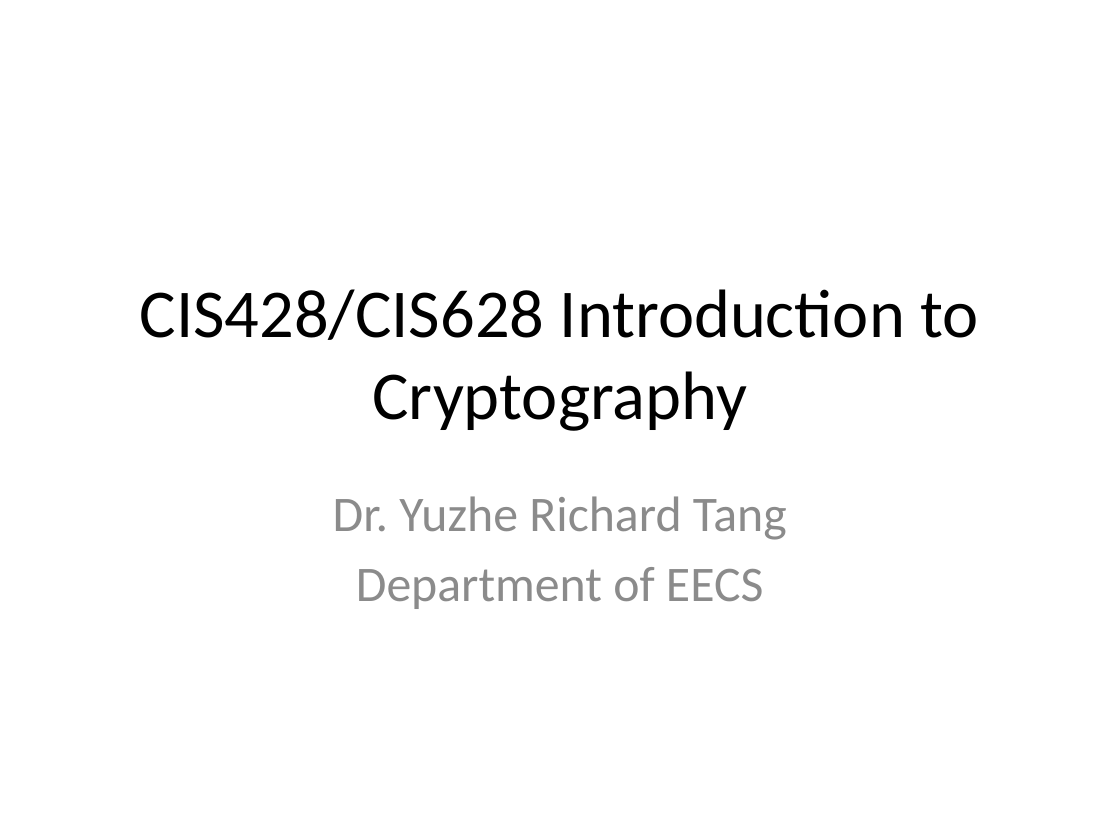
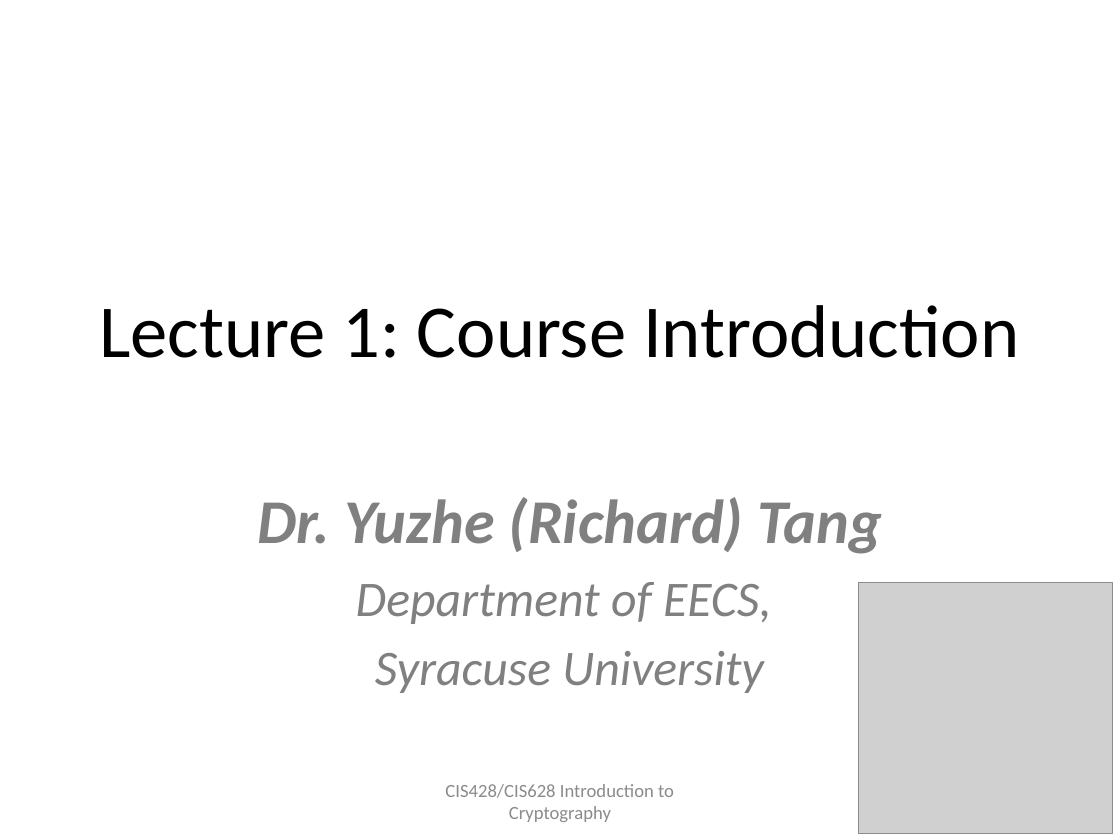
Before and after one commit to tristartom/tristartom.github.io, a slide deck: slide 1 of teaching/19f-cis428/Class-00.pptx. Drawn at 1120x840 pixels with LibreOffice and Linux fonts; fonts in the diff are those of the drawing; grey boxes stand for pictures. Boxes give left, top, right and bottom in pixels: in the first picture for what was removed or moved away, otherwise in the second. Text is boxed around its words. In the diff, an @@ line names an element or a change of style, - is before the commit and + after.

```diff
--- a/teaching/19f-cis428/Class-00.pptx
+++ b/teaching/19f-cis428/Class-00.pptx
@@ title added at <box>99,305,1019,358</box>, 48 pt, text #000000 @@
+Lecture 1: Course Introduction
@@ subtitle at <box>257,497,881,693</box>: text changed; text colour #8C8C8C to #808080; italic on @@
-Dr. Yuzhe Richard Tang
-Department of EECS
+Dr. Yuzhe (Richard) Tang
+Department of EECS,
+Syracuse University
@@ picture added at <box>859,582,1113,834</box> @@
@@ text "CIS428/CIS628 Introduction to Cryptography": place and size @@
-text "CIS428/CIS628 Introduction to Cryptography" at <box>140,289,978,431</box>
+text "CIS428/CIS628 Introduction to Cryptography" at <box>445,784,674,822</box>
@@ text "CIS428/CIS628 Introduction to Cryptography" at <box>445,784,674,822</box>: size 44 to 12 pt, text colour #000000 to #8C8C8C @@
```
Also in this commit, not shown: 7 other slides changed, 2 slides removed, 3 other files.
